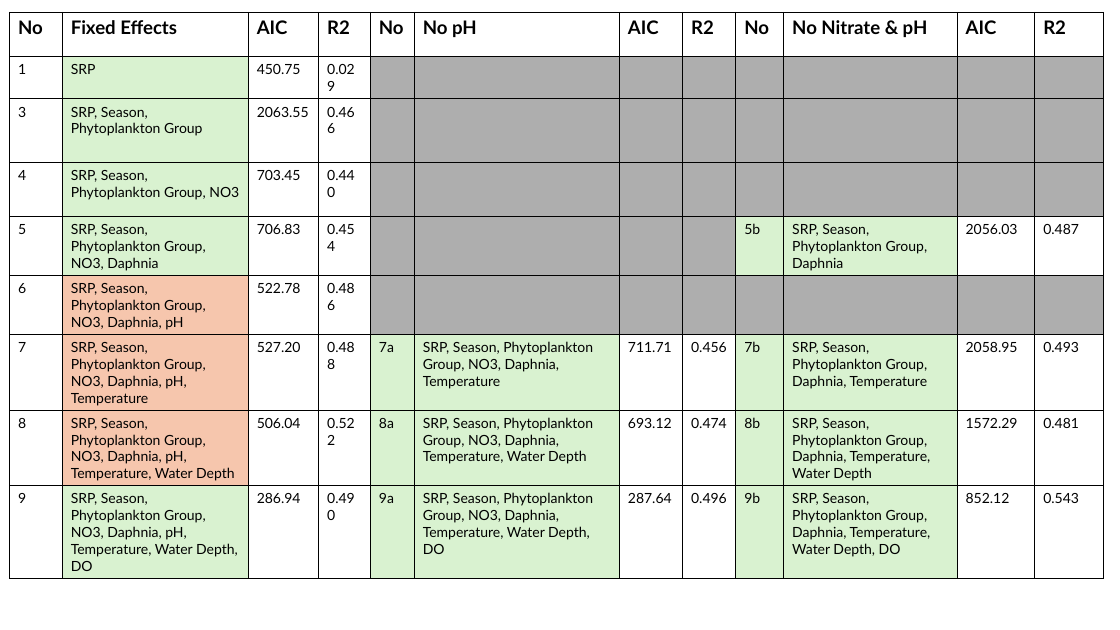
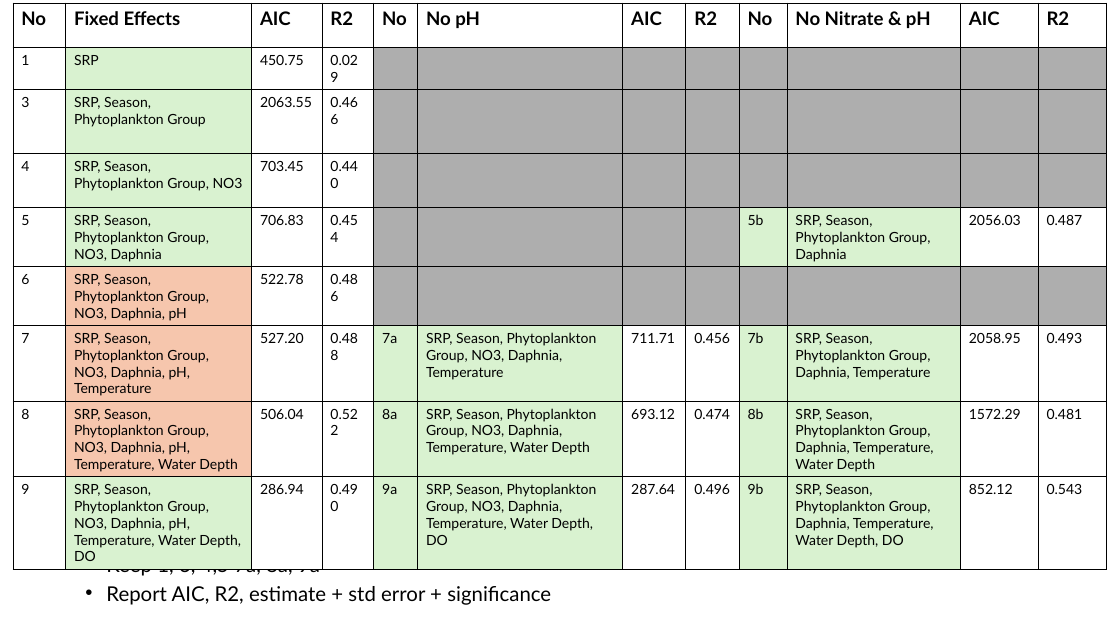
Before and after one commit to arielkoh02/dissertation-loch-leven, a slide deck: slide 22 of output/24.3.pptx. Drawn at 1120x630 pixels with LibreOffice and Linux fonts; fonts in the diff are those of the drawing. Boxes give left, top, right and bottom in pixels: in the first picture for what was removed or moved away, otherwise in the second. Text is boxed around its words. In the diff, an @@ line names an element or a change of style, - is before the commit and + after.

```diff
--- a/output/24.3.pptx
+++ b/output/24.3.pptx
@@ table: place and size @@
-table at [10, 13, 1103, 575]
+table at [13, 3, 1107, 565]
@@ text added at [106, 555, 551, 605], 17.5 pt, text #000000 @@
+• Keep 1, 3, 4,5 7a, 8a, 9a
+• Report AIC, R2, estimate + std error + significance
```
Also in this commit, not shown: 3 other slides changed, 1 slide added, 7 other files.
